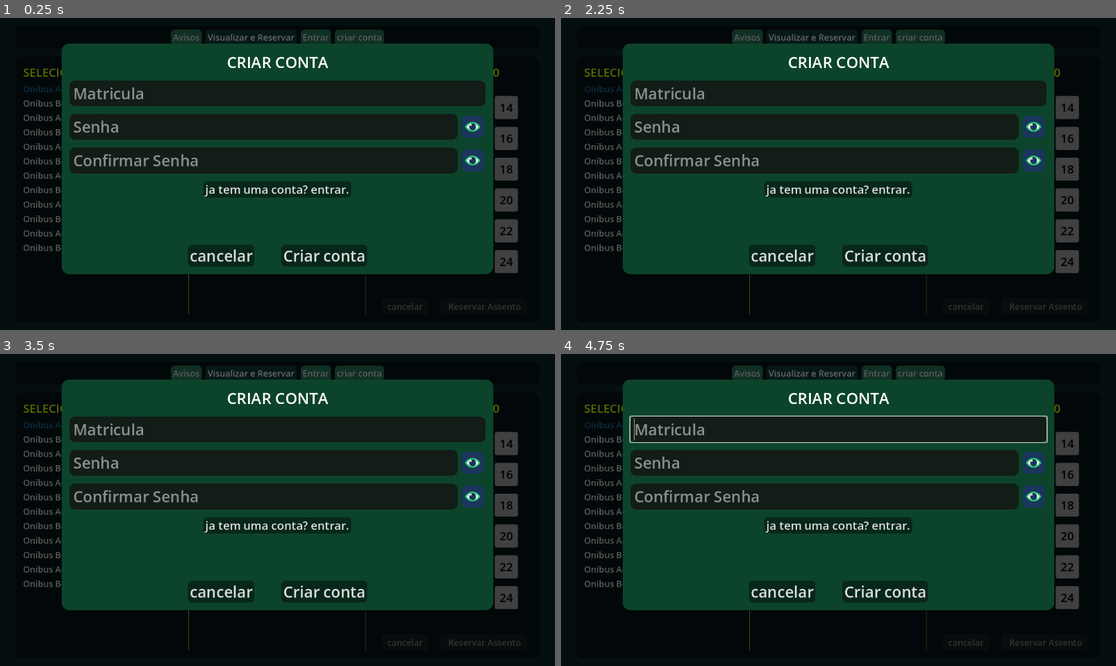
Above: before the commit, frames 1-4 (two rows, left to right).
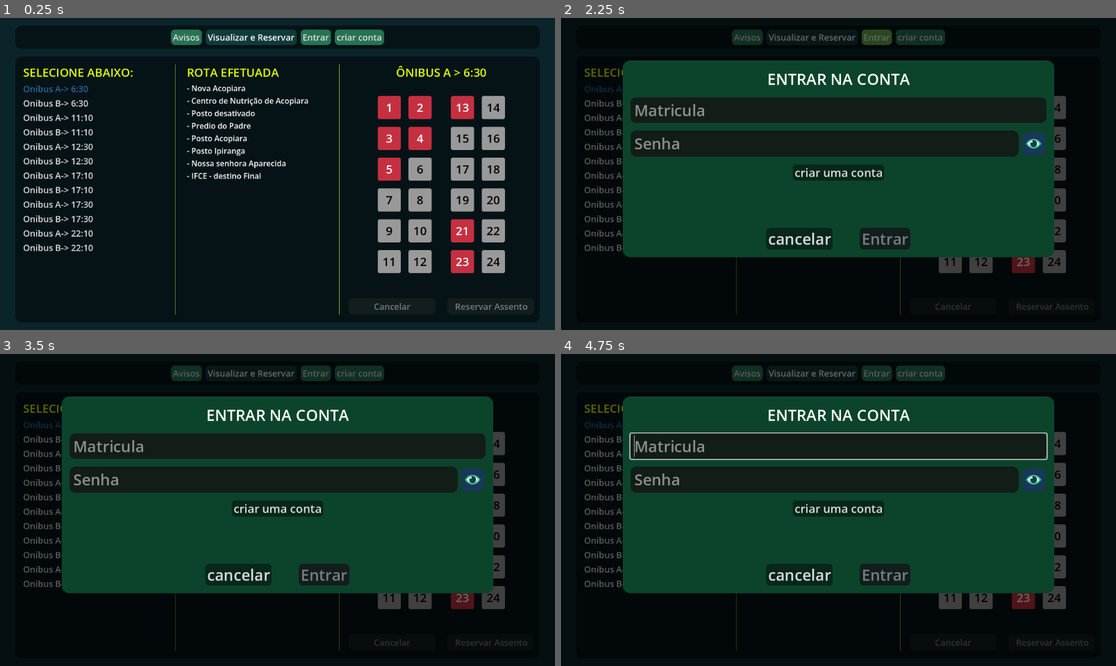
Above: after the commit, the same moments.

Repository: DOGamedev5/IHCRotasIFCE
Game: Godot game, scene res://main.tscn
Same seed, same stepped clock (60 frames per second), same inputs: the game is played once before the commit and once after it.
Inputs:
- Up to frame 1 (0.25 s): no input
- Up to frame 2 (2.25 s): click "Avisos" at 0.5 s; click "Visualizar e Reservar" at 1.25 s; click "Entrar" at 2 s
- Up to frame 3 (3.5 s): click "criar conta" at 2.75 s
- Up to frame 4 (4.75 s): click "Onibus A-> 6:30" at 3.5 s; click "Onibus B-> 6:30" at 4.25 s

The runs differ from the first frame. In frame 1, 56% of the frame differs, in the area x 0-100%, y 0-100%; in frame 2, 28%; in frame 3, 27%; in frame 4, 28%.

Commit message:
cancelar reserva system

Diff:
--- a/src/classes/rotaObject.gd
+++ b/src/classes/rotaObject.gd
@@ -53,6 +53,10 @@
 				acentos[i].locked = false
 				acentos[i].userID = -1
 
+func cancelReservaAcento(id : int):
+	if acentos[id].userID == UserDataBase.currentLoged:
+		acentos[id].userID = -1
+		acentos[id].locked = false
 
 func acentosOcupadosSetup(listID : Array[int]):
 	for i in listID:
--- a/src/desktopMain/main.gd
+++ b/src/desktopMain/main.gd
@@ -46,7 +46,6 @@
 		isLoginRequested = false
 
 
-
 func _on_acentos_request_login() -> void:
 	_on_login_pressed()
 	isLoginRequested = true
@@ -60,3 +59,7 @@
 	loginTab.reset()
 	loginTab.visible = true
 	signinTab.visible = false
+
+
+func _on_acentos_cancel_reserve(data: Variant, id: int) -> void:
+	pass # Replace with function body.
--- a/src/desktopMain/main.tscn
+++ b/src/desktopMain/main.tscn
@@ -329,6 +329,7 @@
 layout_mode = 1
 
 [node name="signin" parent="." unique_id=1950390930 instance=ExtResource("5_e7e5y")]
+visible = false
 layout_mode = 1
 
 [connection signal="onLogin" from="." to="MarginContainer/VBoxContainer/visualize/rotasInfo" method="_on_control_on_login"]
@@ -337,6 +338,7 @@
 [connection signal="toggled" from="MarginContainer/VBoxContainer/options/HBoxContainer/rotas" to="." method="tab_changed" binds= [0]]
 [connection signal="pressed" from="MarginContainer/VBoxContainer/options/HBoxContainer/login" to="." method="_on_login_pressed"]
 [connection signal="pressed" from="MarginContainer/VBoxContainer/options/HBoxContainer/signin" to="." method="_on_signin_pressed"]
+[connection signal="cancelReserve" from="MarginContainer/VBoxContainer/visualize/rotasInfo/acentos" to="." method="_on_acentos_cancel_reserve"]
 [connection signal="requestLogin" from="MarginContainer/VBoxContainer/visualize/rotasInfo/acentos" to="." method="_on_acentos_request_login"]
 [connection signal="logCancel" from="login" to="." method="_on_cancela_pressed"]
 [connection signal="loged" from="login" to="." method="_on_entrar_pressed"]
--- a/src/reservasVisualize/acentos.gd
+++ b/src/reservasVisualize/acentos.gd
@@ -15,6 +15,7 @@
 @onready var currentID := 0
 
 signal updateInfo(data, id : int)
+signal cancelReserve(data, id : int)
 signal requestLogin()
 
 func _ready() -> void:
@@ -33,7 +34,12 @@
 	#var canReserve : bool = get_tree().current_scene.isAluno()
 	#reservBtn.disabled = not canReserve or not hasChanged
 	reservBtn.disabled = not hasChanged
-	cancelBtn.disabled = not hasChanged
+	if (reservado != -1 and not hasChanged):
+		cancelBtn.text = "Cancelar reserva"
+		cancelBtn.disabled = false
+	else:
+		cancelBtn.text = "Cancelar"
+		cancelBtn.disabled = not hasChanged
 
 func _create_buttons(info : RotaObject):
 	var listSize : float = float(info.totalAcentos) / 2
@@ -107,12 +113,22 @@
 	#if hasChanged: _on_reserva_pressed()
 
 func _on_cancel_pressed() -> void:
+	var cancel := false
+
+	if not hasChanged:
+		cancel = true
+		reservado = -1
+		currentAcento = -1
+		cancelReserve.emit(currentAcento, reservado)
+
 	for btn : Button in listLeft.get_children():
 		var ID = int(btn.text)
+		if cancel: btn.setLocked(false)
 		btn.button_pressed = (ID-1) == reservado
 
 	for btn : Button in listRight.get_children():
 		var ID = int(btn.text)
+		if cancel: btn.setLocked(false)
 		btn.button_pressed = (ID-1) == reservado
 
 	hasChanged = false
--- a/src/reservasVisualize/acentos.tscn
+++ b/src/reservasVisualize/acentos.tscn
@@ -101,7 +101,7 @@
 alignment = 1
 
 [node name="cancel" type="Button" parent="content/buttons" unique_id=1899114600]
-custom_minimum_size = Vector2(0, 32)
+custom_minimum_size = Vector2(172, 32)
 layout_mode = 2
 size_flags_vertical = 4
 theme_override_constants/h_separation = 4
@@ -114,7 +114,7 @@
 text = "cancelar"
 
 [node name="reserva" type="Button" parent="content/buttons" unique_id=1206319958]
-custom_minimum_size = Vector2(0, 32)
+custom_minimum_size = Vector2(172, 32)
 layout_mode = 2
 size_flags_vertical = 4
 theme_override_constants/h_separation = 4
--- a/src/rotasInfo.gd
+++ b/src/rotasInfo.gd
@@ -61,6 +61,8 @@
 		button.connect("selected", rotaSelected)
 
 	reservarAcentos.updateInfo.connect(updateInfo)
+	reservarAcentos.cancelReserve.connect(cancelReserva)
+
 	if not ProjectSettings.get("global/isMobile"): buttonListNode.get_children()[0].button_pressed = true
 
 func rotaSelected(id : int, button : Button):
@@ -99,5 +101,8 @@
 func updateInfo(data, id):
 	rotas[id].reservarAcento(data)
 
+func cancelReserva(data, id):
+	rotas[id].cancelReservaAcento(data)
+
 func _on_control_on_login() -> void:
 	reservarAcentos.setup(rotas[currentRota], currentRota)
